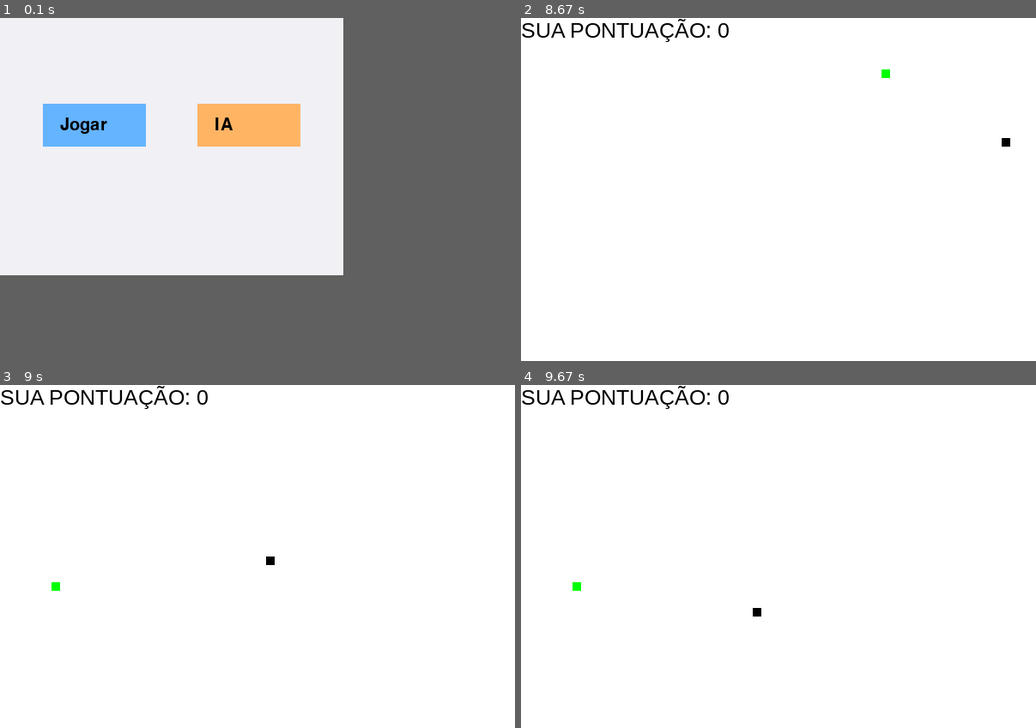
Above: before the commit, frames 1-4 (two rows, left to right).
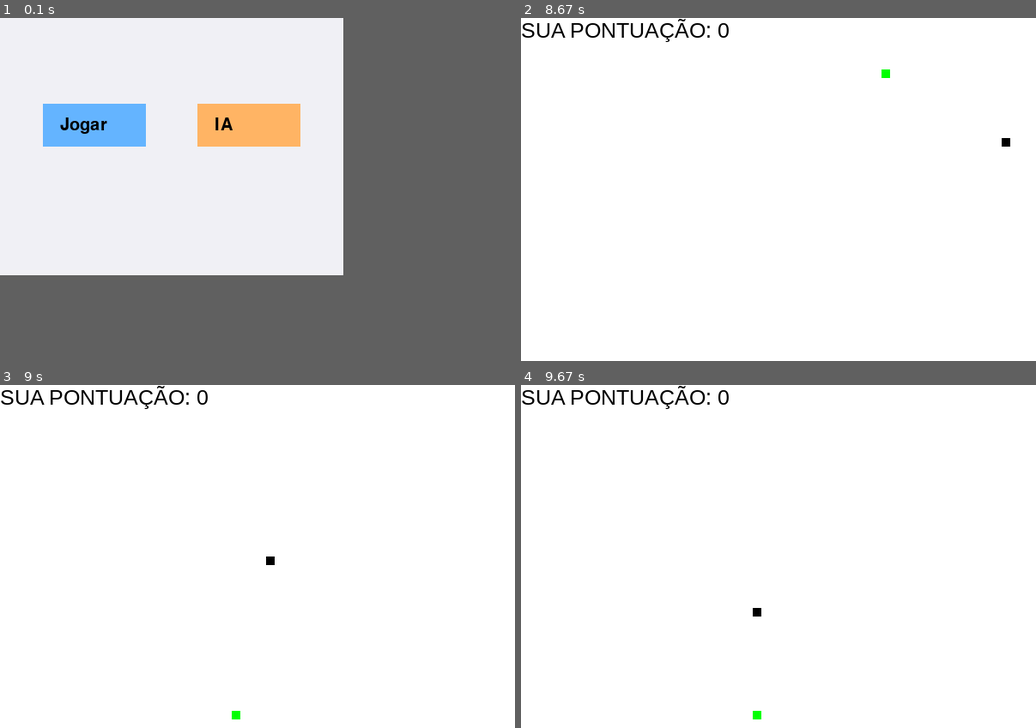
Above: after the commit, the same moments.

Repository: WHorn712/SnakeGame
Game: pygame game, started from pygame_app/main_page.py
The game is run twice, just before and just after one commit, with the same random seed, the same clock (stepped at 60 frames per second) and the same inputs.
Inputs (mouse positions are in pixels of both pictures, inside the frame that each line leads up to):
- Up to frame 1 (0.1 s): no input
- Up to frame 2 (8.67 s): click "Jogar" at 0.38 s; hold Right 0.67-1.13 s; move the mouse to (757, 203) at 0.7 s; hold Up 1.17-1.47 s; hold Right 1.5-1.97 s; hold Down 2.57-2.87 s; hold Left 2.9-3.3 s; hold Up 3.33-3.7 s; hold Right 3.73-4.37 s; hold Down 4.4-4.77 s; hold Left 4.8-5.27 s; hold Up 5.8-6.1 s; hold Right 6.13-6.6 s; hold Down 7.2-7.5 s; hold Left 7.53-7.93 s; hold Up 7.97-8.33 s; hold Right from 8.37 s (still down)
- Up to frame 3 (9 s): keep holding Right
- Up to frame 4 (9.67 s): release Right at 9 s; hold Down 9.03-9.4 s; hold Left from 9.43 s (still down)

Frames 1-2 are identical in both runs. In frame 3, less than 0.1% of the frame differs, in the area x 10-47%, y 57-98%; in frame 4, less than 0.1%.

Commit message:
update 3-11-2024

Diff:
--- a/logica_negocio/snake_game.py
+++ b/logica_negocio/snake_game.py
@@ -19,6 +19,24 @@
     def __init__(self, width=600, height=400):
         self.display_width = width
         self.display_height = height
+        self.pixels_positions = self.pixels()
+
+    def pixels(self):
+        grade_x = []
+        grade_y = []
+        i = 10
+        while True:
+            grade_x.append(float(i))
+            i += 10
+            if i == self.display_width:
+                break
+        i = 10
+        while True:
+            grade_y.append(float(i))
+            i += 10
+            if i == self.display_height:
+                break
+        return [grade_x, grade_y]
 
 class Score:
     """Represents the game score"""
@@ -141,11 +159,21 @@
         x.append(i[0])
         y.append(i[1])
     ok = True
-    while ok:
-        lista.append(round(random.randrange(0, display_width, block) // 10.0) * 10.0)
-        lista.append(round(random.randrange(10, display_height - 10, block) // 10.0) * 10.0)
-        if lista[0] not in x or lista[1] not in y:
-            ok = False
+    grade_x = Display().pixels()[0]
+    grade_y = Display().pixels()[1]
+    for i in x:
+        if i in grade_x:
+            grade_x.remove(i)
+    for i in y:
+        if i in grade_y:
+            grade_y.remove(i)
+    a = 0
+    b = 0
+    for i in range(20):
+        a = random.randrange(0, len(grade_x))
+        b = random.randrange(0, len(grade_y))
+    lista.append(grade_x[a])
+    lista.append(grade_y[b])
     return lista
 
 def distance_snake_food(snake, food):
--- a/pygame_app/main.py
+++ b/pygame_app/main.py
@@ -1,4 +1,4 @@
 
 import main_game_manual
 
-import main_game_IA
+#import main_game_IA
Not shown, changed: model/model.pth
